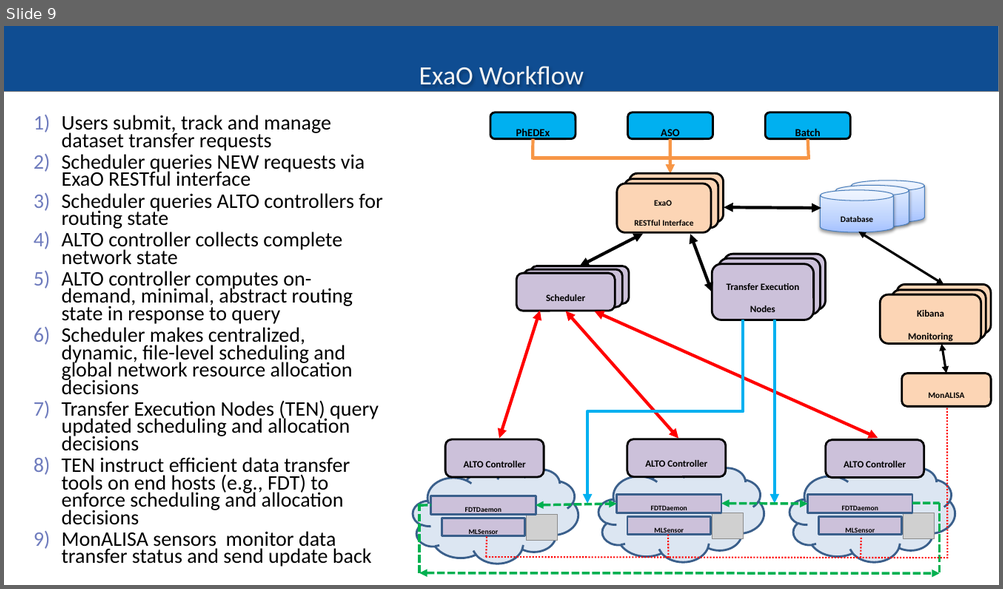
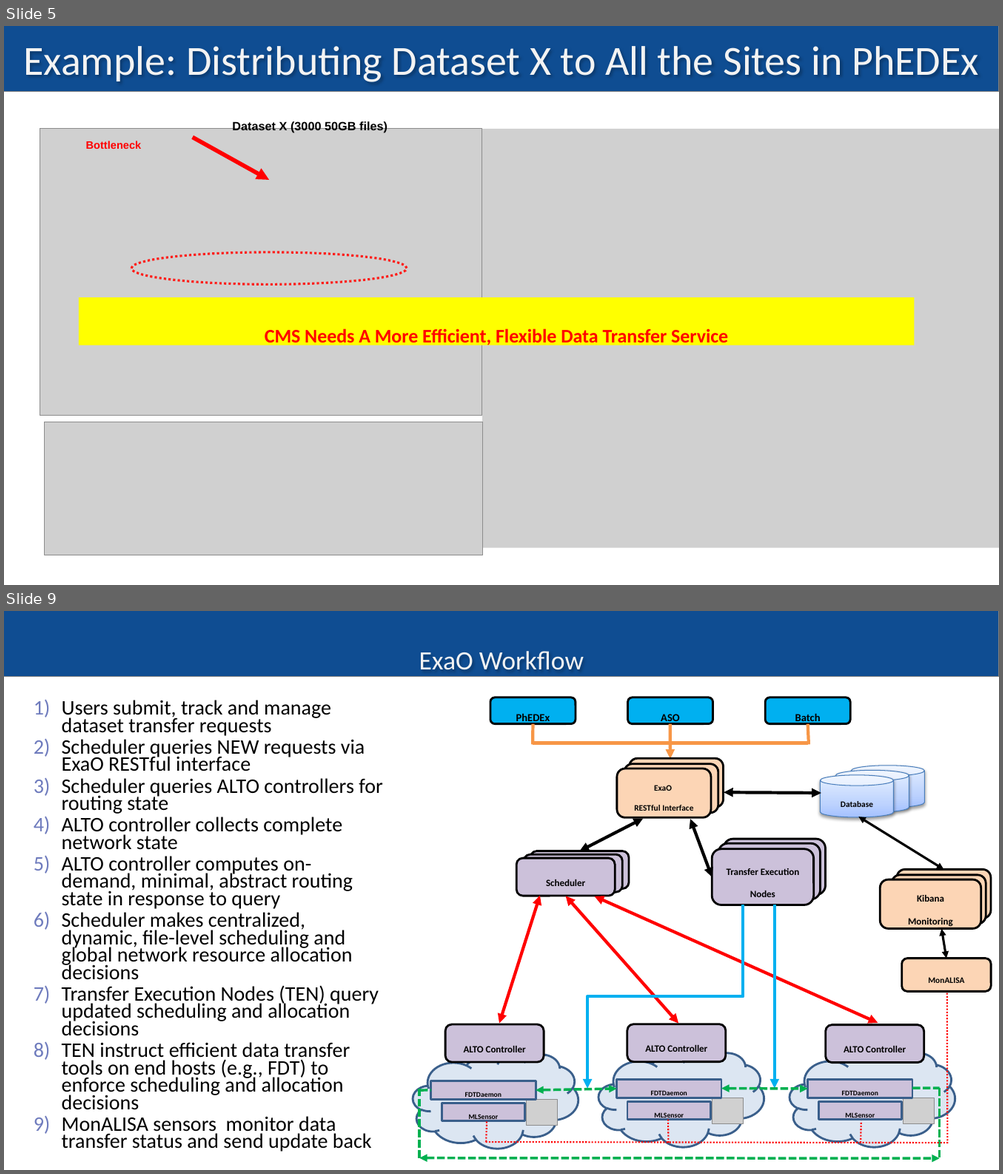
Before and after one commit to snlab/sc16, a slide deck: slides/cms-demo-v3.pptx. Shown one above the other, each under a label of ours: slide 9 before the commit, slides 5 and 9 after it; the slides between them are not shown. The pictures are 1003x589 and 1003x1174 pixels, drawn with LibreOffice and Linux fonts; fonts in the diff are those of the drawing; grey boxes stand for pictures. Boxes give left, top, right and bottom in pixels: in the first picture for what was removed or moved away, otherwise in the second. Text is boxed around its words. In the diff, an @@ line names an element or a change of style, - is before the commit and + after.

```diff
--- a/slides/cms-demo-v3.pptx
+++ b/slides/cms-demo-v3.pptx
@@ slide 5 added at (4, 26, 999, 585), background #FFFFFF; not listed: 1 template element that a slide beside it also shows @@
@@ title added at (23, 46, 979, 82), 40 pt, text #F3F3F3 @@
+Example: Distributing Dataset X to All the Sites in PhEDEx
@@ picture added at (40, 129, 481, 416) @@
@@ text added at (232, 121, 387, 133), 20 pt, text #000000, bold @@
+Dataset X (3000 50GB files)
@@ picture added at (482, 129, 999, 548) @@
@@ text added at (86, 141, 142, 149), 18 pt, text #FF0000, bold @@
+Bottleneck
@@ arrow added from (193, 137) to (269, 180), #FF0000 4 pt @@
@@ ellipse added at (131, 252, 407, 284), outline #FF1D19 2.25 pt dashed @@
@@ rectangle added at (79, 298, 914, 346), fill #FFFF00, 32 pt, text #FF0000, bold @@
+CMS Needs A More Efficient, Flexible Data Transfer Service
@@ picture added at (45, 422, 482, 556) @@
```
Also in this commit, not shown: 6 slides changed, 4 other slides added, 1 slide removed, 2 other files.
